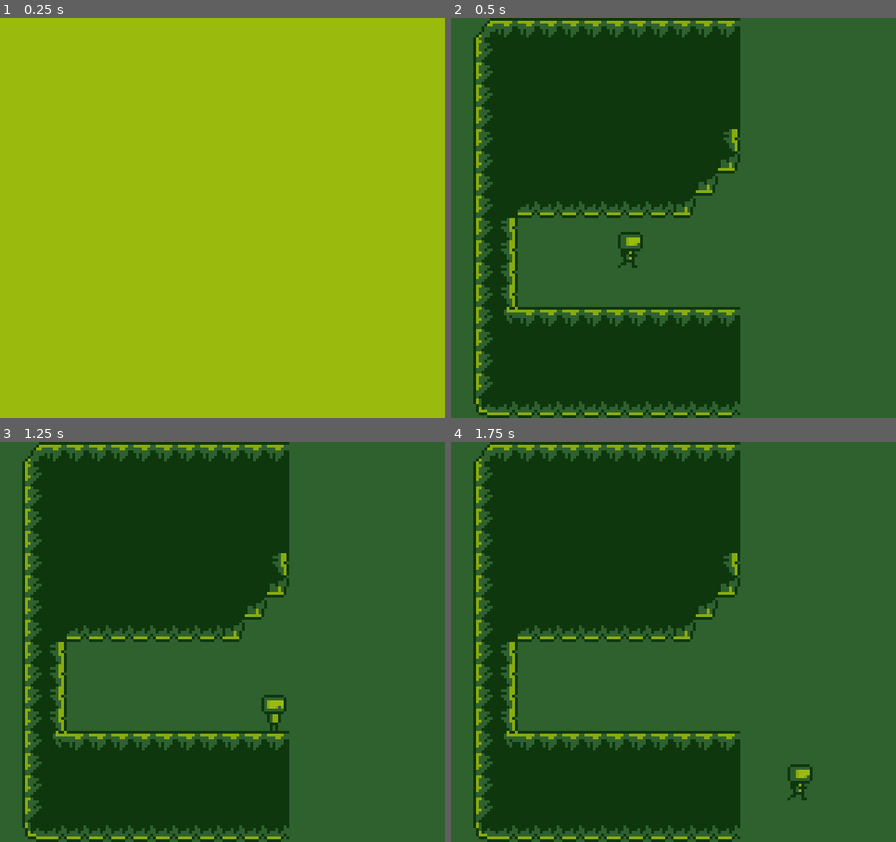
Above: before the commit, frames 1-4 (two rows, left to right).
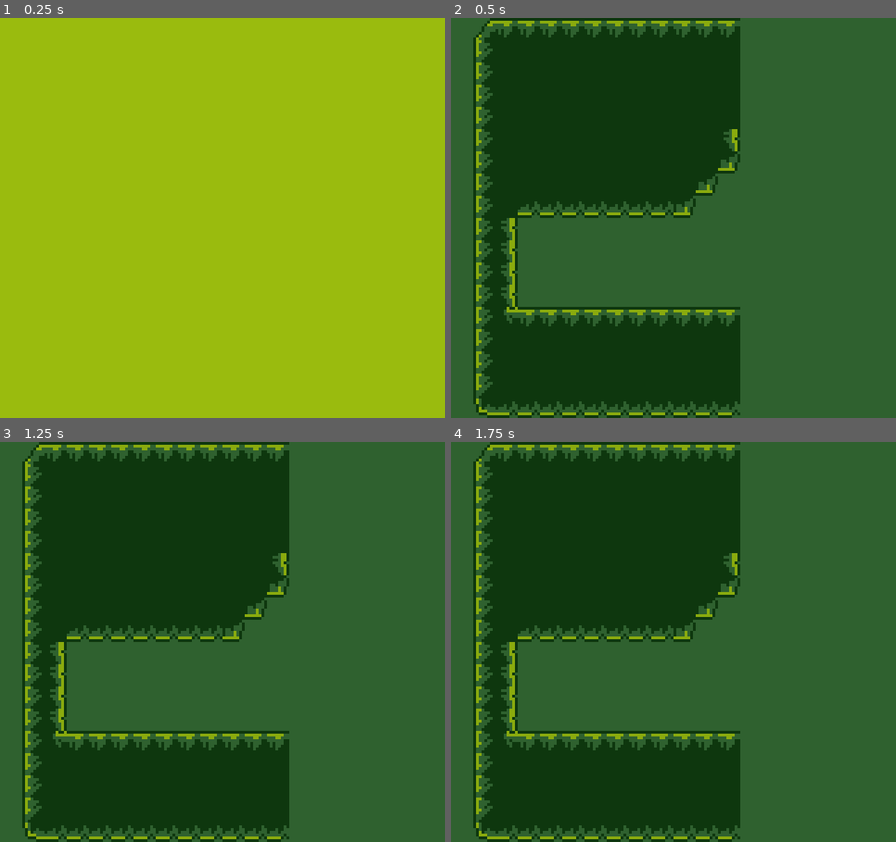
Above: after the commit, the same moments.

Repository: AlanRostem/TurboTrooper
Game: Godot game, scene res://scenes/game/level/level_types/BombLevel.tscn
The game is run twice, just before and just after one commit, with the same random seed, the same clock (stepped at 60 frames per second) and the same inputs. This scene is started directly instead of the project's main scene. Sound files missing from this copy of the repository are replaced by a short silence.
Inputs:
- Up to frame 1 (0.25 s): no input
- Up to frame 2 (0.5 s): no input
- Up to frame 3 (1.25 s): hold D (move_right) from 0.53 s (still down); tap S (aim_down) at 0.6 s; tap Space (jump) at 0.77 s
- Up to frame 4 (1.75 s): keep holding D (move_right); tap W (aim_up) at 1.35 s; tap Space (jump) at 1.52 s

Frame 1 is identical in both runs. In frame 2, 0.3% of the frame differs, in the area x 37-44%, y 53-63%; in frame 3, 0.3%; in frame 4, 0.3%.
Error after the commit: Invalid call. Nonexistent function 'has_check_point' in base 'Viewport'. (res://scenes/game/level/level_types/BombLevel.gd:20)

Commit message:
save the checkpoint

Diff:
--- a/project/scenes/game/GameHandler.gd
+++ b/project/scenes/game/GameHandler.gd
@@ -15,6 +15,10 @@
 
 onready var __level_list = $LevelList
 
+var __has_check_point = false
+
+var __check_point: Vector2
+
 var __player_save_data = {
 	"score": 0,
 	"life": 3,
@@ -24,6 +28,13 @@
 
 func _ready():
 	set_current_level(0)
+
+func set_check_point(vec):
+	__has_check_point = true
+	__check_point = vec
+
+func has_check_point():
+	return __has_check_point
 
 func update_player_data(data):
 	update_player_save_data("score", data["score"])
@@ -44,6 +55,7 @@
 	__current_level.connect("ready", self, "_on_current_level_ready")
 	add_child(__current_level)
 	__current_level.set_player_stats(__player_save_data)
+	__has_check_point = false
 
 func set_current_to_next_level():
 	if !__level_list.is_last_level(__level_index):
@@ -51,11 +63,15 @@
 
 func reset_current_level():
 	var level_scene: PackedScene = __level_list.get_level_scene(__level_index)
+	if __has_check_point:
+		update_player_data(__current_level.player_node.stats.get_data())
 	__current_level.queue_free()
 	__current_level = level_scene.instance()
 	__current_level.connect("ready", self, "_on_current_level_ready")
 	add_child(__current_level)
 	__current_level.set_player_stats(__player_save_data)
+	if __has_check_point:
+		__current_level.put_player_on_check_point(__check_point)
 
 func _on_current_level_ready():
 	__hud.connect_to_player(__current_level.player_node)
--- a/project/scenes/game/level/Level.gd
+++ b/project/scenes/game/level/Level.gd
@@ -9,6 +9,7 @@
 onready var __color_rect = $CanvasLayer/ColorRect
 
 onready var __game_world = $GameWorld
+onready var __check_point = $CheckPoint
 
 var player_node
 
@@ -16,6 +17,16 @@
 
 func _ready():
 	__color_rect.visible = true
+	if game_handler.has_check_point():
+		player_node.state_machine.transition_to("PlayerIdleState")
+	else:
+		player_node.state_machine.transition_to("PlayerEnterLevelState")
+
+func save_check_point():
+	game_handler.set_check_point(__check_point.position)
+
+func put_player_on_check_point(vec):
+	player_node.position = vec
 
 func set_remove_all_entities(value):
 	__game_world.set_remove_all_entities(value)
--- a/project/scenes/game/level/Level.tscn
+++ b/project/scenes/game/level/Level.tscn
@@ -47,6 +47,8 @@
 [node name="WeaponHoverText" parent="GameWorld" index="3"]
 visible = false
 
+[node name="CheckPoint" type="Position2D" parent="."]
+
 [connection signal="timeout" from="IntroTimer" to="." method="_on_IntroTimer_timeout"]
 [connection signal="timeout" from="ResetTimer" to="." method="_on_ResetTimer_timeout"]
 [connection signal="timeout" from="NextLevelTransitionTimer" to="." method="_on_NextLeveTransitionTimer_timeout"]
--- a/project/scenes/game/level/levels/TestingBombLevel.tscn
+++ b/project/scenes/game/level/levels/TestingBombLevel.tscn
@@ -103,4 +103,7 @@
 [node name="EscapeArea" parent="GameWorld" index="5"]
 position = Vector2( 8, 88 )
 
+[node name="CheckPoint" parent="." index="5"]
+position = Vector2( 168, 92 )
+
 [editable path="GameWorld"]
--- a/project/scenes/game/world/entity/entities/player/Player.tscn
+++ b/project/scenes/game/world/entity/entities/player/Player.tscn
@@ -76,8 +76,7 @@
 shape = SubResource( 4 )
 
 [node name="PlayerFSM" parent="." index="7" instance=ExtResource( 2 )]
-__inital_state = NodePath("PlayerEnterLevelState")
-enter_state_on_ready = true
+init_state_on_ready = false
 
 [node name="PlayerDeathState" parent="PlayerFSM" index="0" instance=ExtResource( 5 )]
 script = ExtResource( 20 )
--- a/project/scenes/game/world/objective/BombSwitch.gd
+++ b/project/scenes/game/world/objective/BombSwitch.gd
@@ -27,6 +27,7 @@
 	__press_shape.set_deferred("disabled", true)
 	__arrow_sprite.visible = false
 	emit_signal("activated")
+	get_parent_level().save_check_point()
 
 func is_ticking():
 	return __count_down
--- a/project/scenes/game/world/objective/Objective.gd
+++ b/project/scenes/game/world/objective/Objective.gd
@@ -17,5 +17,8 @@
 	__parent_level.set_remove_all_entities(true)
 	emit_signal("completed")
 
+func get_parent_level():
+	return __parent_level
+
 func _on_CompletionTransitionTimer_timeout():
 	emit_signal("completion_transition_over")
